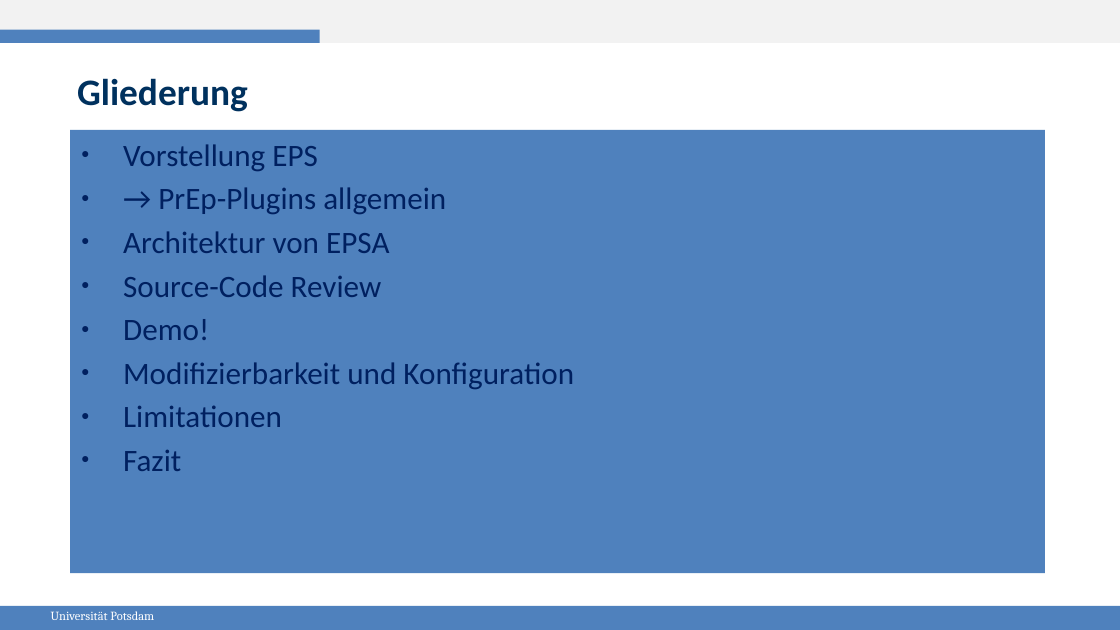
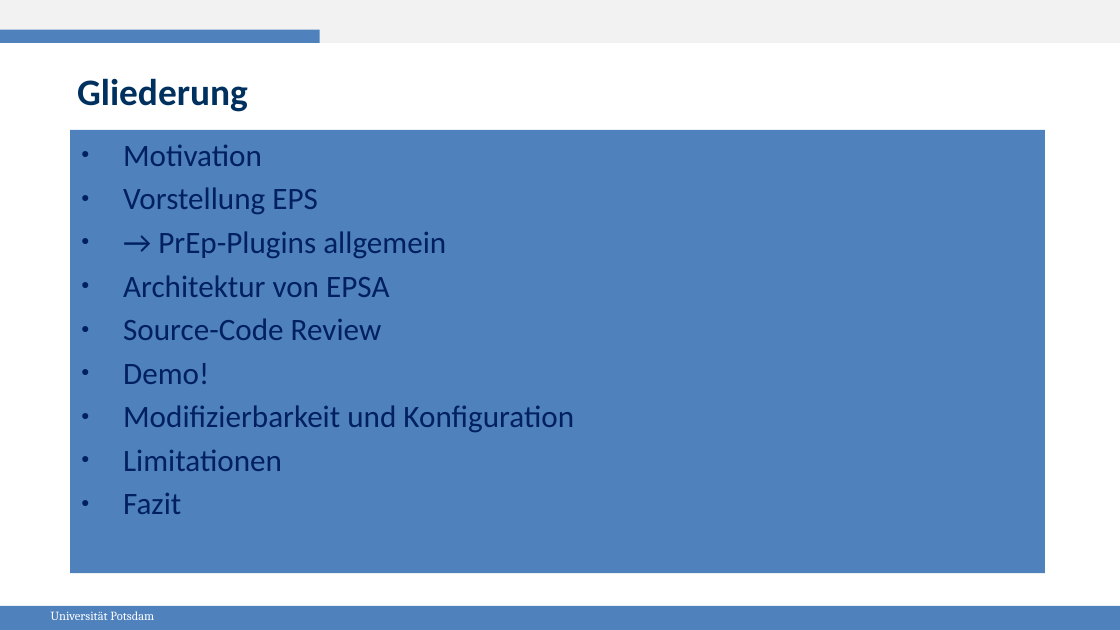
Before and after one commit to gespel/EPSA, a slide deck: slide 2 of praesi.odp. Drawn at 1120x630 pixels with LibreOffice and Linux fonts; fonts in the diff are those of the drawing. Boxes give left, top, right and bottom in pixels: in the first picture for what was removed or moved away, otherwise in the second. Text is boxed around its words. In the diff, an @@ line names an element or a change of style, - is before the commit and + after.

```diff
--- a/praesi.odp
+++ b/praesi.odp
@@ text in rectangle at (123,144,262,166): paragraph added @@
+● Motivation
```
Also in this commit, not shown: 7 other slides changed, 3 slides added, 1 other file.
